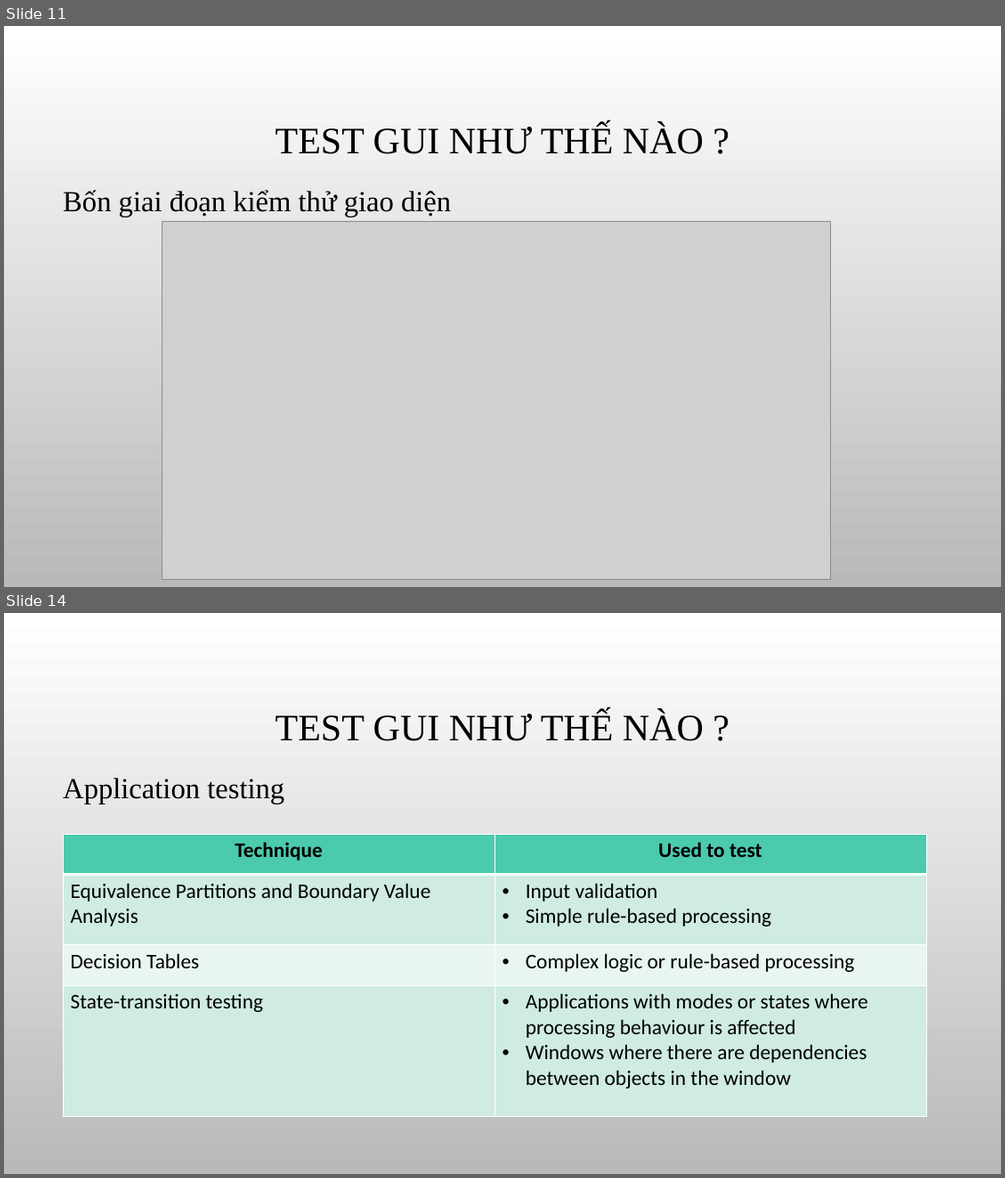
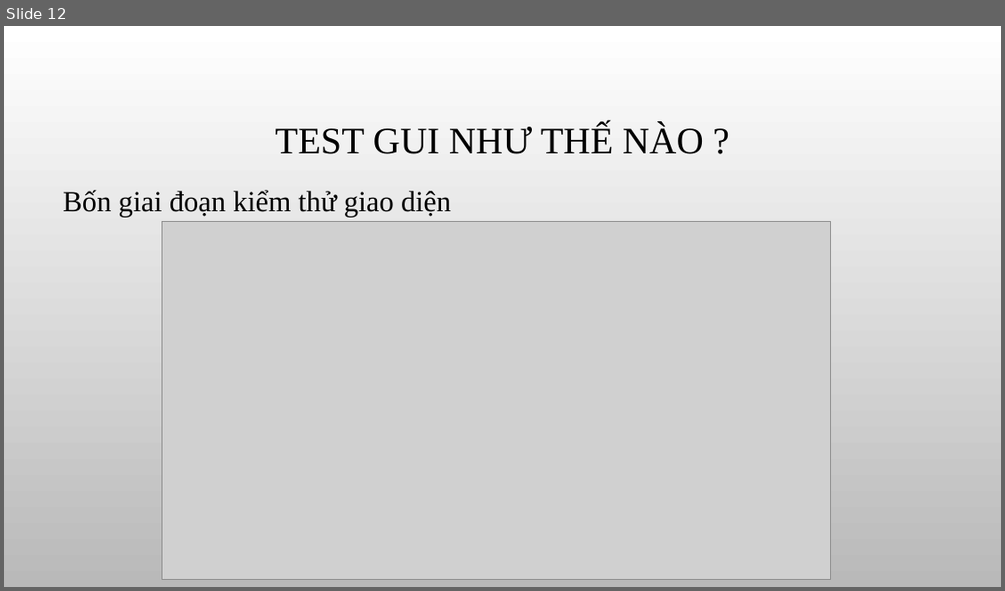
Before and after one commit to khoahoang/GUI-Usability-testing-research, a slide deck: slide/GUI & Usability testing group 20.pptx. Shown one above the other, each under a label of ours: slides 11 and 14 before the commit, slide 12 after it; the slides between them are not shown. The pictures are 1005x1178 and 1005x591 pixels, drawn with LibreOffice and Linux fonts; fonts in the diff are those of the drawing; grey boxes stand for pictures; background and template pictures are left out. Boxes give left, top, right and bottom in pixels: in the first picture for what was removed or moved away, otherwise in the second. Text is boxed around its words. In the diff, an @@ line names an element or a change of style, - is before the commit and + after.

```diff
--- a/slide/GUI & Usability testing group 20.pptx
+++ b/slide/GUI & Usability testing group 20.pptx
@@ slide 14 removed at bbox=[4, 613, 1001, 1174], background picture (left out) @@
@@ title removed at bbox=[275, 711, 704, 741] @@
-TEST GUI NHƯ THẾ NÀO ?
@@ text removed at bbox=[63, 778, 284, 803] @@
-Application testing
@@ table removed at bbox=[63, 834, 926, 1116], 4 rows, 2 columns @@
-Technique | Used to test
-Equivalence Partitions and Boundary Value Analysis | Input validation / Simple rule-based processing
-Decision Tables | Complex logic or rule-based processing
-State-transition testing | Applications with modes or states where processing behaviour is affected / Windows where there are dependencies between objects in the window
@@ what was slide 11 is now slide 12 @@
```
Also in this commit, not shown: 4 slides changed, 4 slides added, 6 other slides removed, 1 other file.
